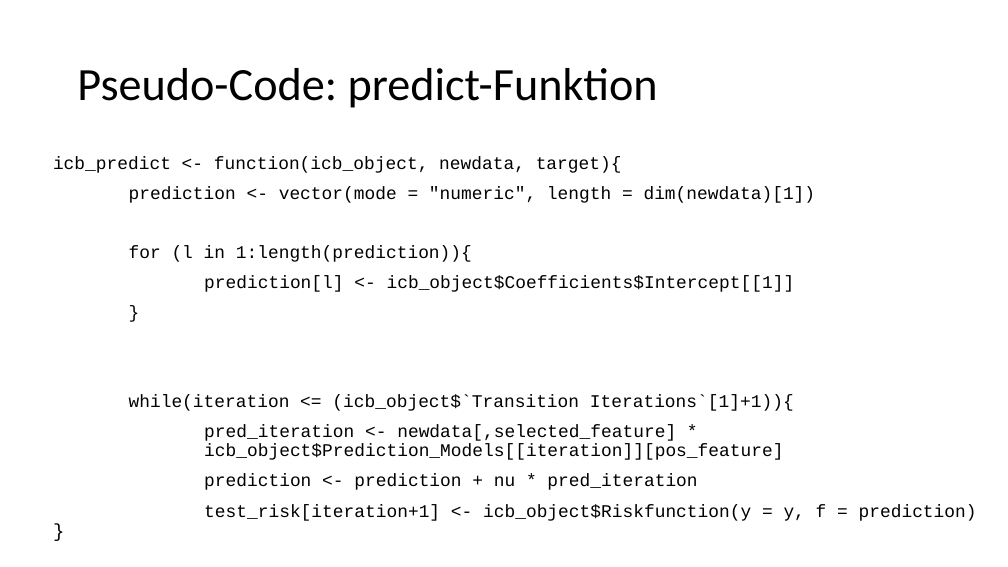
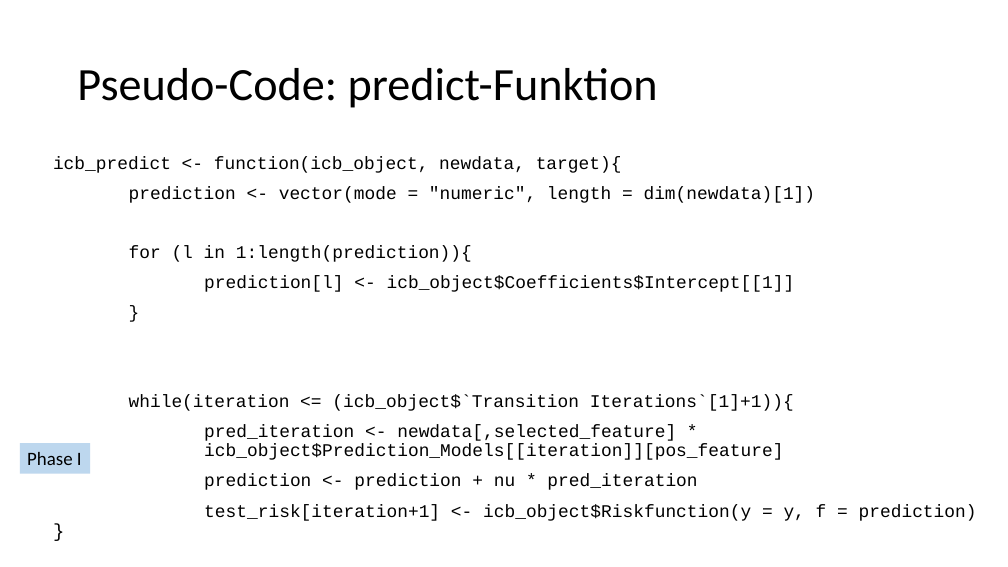
Before and after one commit to LorenzHaller/InterpretableCompBoosting, a slide deck: slide 14 of Interpretable Comp Boosting 02.09.19.pptx (slide 11 before the commit). Drawn at 1008x567 pixels with LibreOffice and Linux fonts; fonts in the diff are those of the drawing. Boxes give left, top, right and bottom in pixels: in the first picture for what was removed or moved away, otherwise in the second. Text is boxed around its words. In the diff, an @@ line names an element or a change of style, - is before the commit and + after.

```diff
--- a/Interpretable Comp Boosting 02.09.19.pptx
+++ b/Interpretable Comp Boosting 02.09.19.pptx
@@ rectangle added at (20,443,90,473), fill #BDD7EE, 18 pt, text #000000 @@
+Phase I
```
Also in this commit, not shown: 4 other slides changed, 1 slide added, 1 other file.
